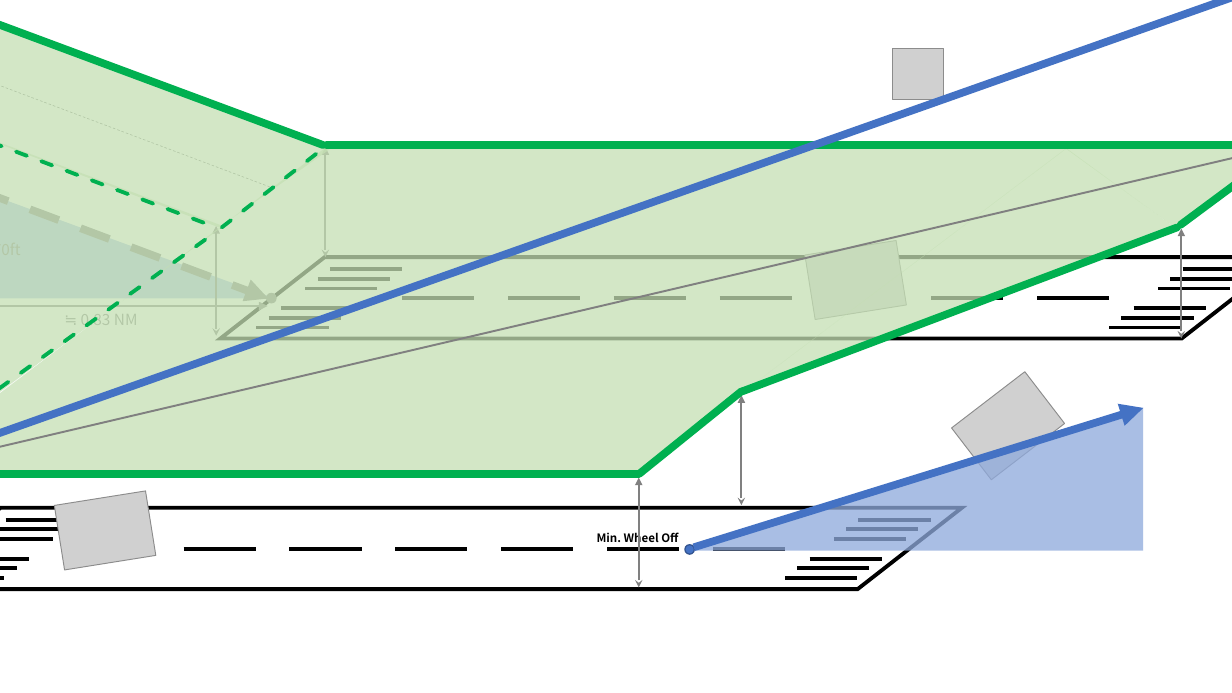
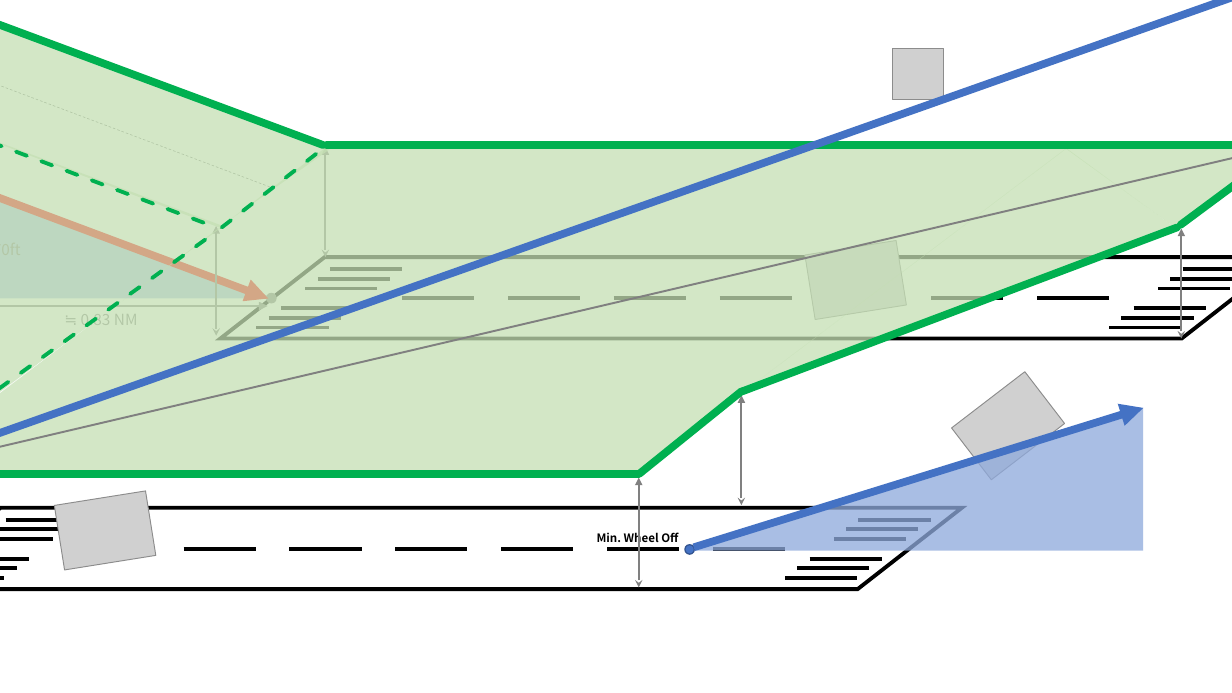
Before and after one commit to sanghyokhan/UAM_RWY-crossing, a slide deck: slide 16 of UAM runway crossing.pptx (slide 14 before the commit). Drawn at 1232x693 pixels with LibreOffice and Linux fonts; fonts in the diff are those of the drawing; grey boxes stand for pictures; background and template pictures are left out. Boxes give left, top, right and bottom in pixels: in the first picture for what was removed or moved away, otherwise in the second. Text is boxed around its words. In the diff, an @@ line names an element or a change of style, - is before the commit and + after.

```diff
--- a/UAM runway crossing.pptx
+++ b/UAM runway crossing.pptx
@@ arrow (0, 190) - (268, 299): stroke #808080 6 pt dashed to #FF0000 6 pt @@
```
Also in this commit, not shown: 2 other slides changed, 4 slides added, 2 slides removed, 5 other files.
